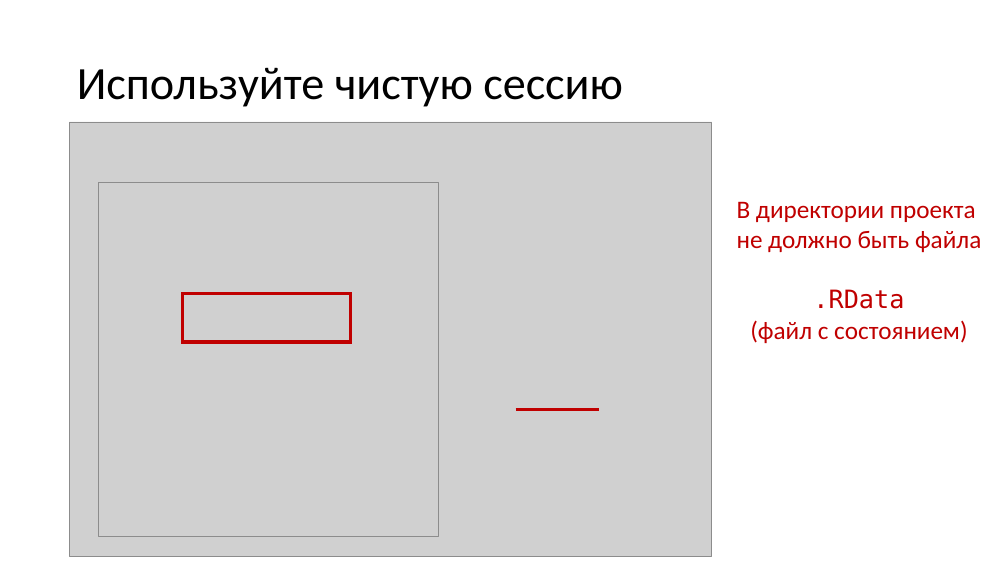
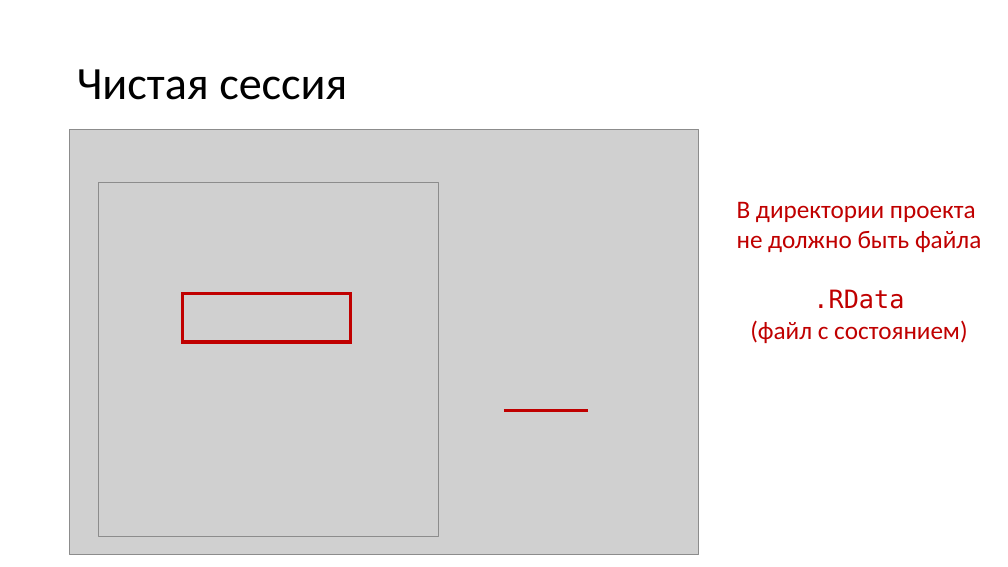
Before and after one commit to yoursdearboy/git-101, a slide deck: slide 9 of slides.pptx (slide 40 before the commit). Drawn at 1008x567 pixels with LibreOffice and Linux fonts; fonts in the diff are those of the drawing; grey boxes stand for pictures. Boxes give left, top, right and bottom in pixels: in the first picture for what was removed or moved away, otherwise in the second. Text is boxed around its words. In the diff, an @@ line names an element or a change of style, - is before the commit and + after.

```diff
--- a/slides.pptx
+++ b/slides.pptx
@@ title at (77, 69, 347, 100): text changed @@
-Используйте чистую сессию
+Чистая сессия
@@ picture: place and size @@
-picture at (70, 122, 712, 557)
+picture at (70, 129, 699, 555)
@@ line moved from (516, 409) - (600, 409) to (504, 411) - (588, 411) @@
```
Also in this commit, not shown: 36 other slides changed, 20 slides added, 11 slides removed, 2 other files.
